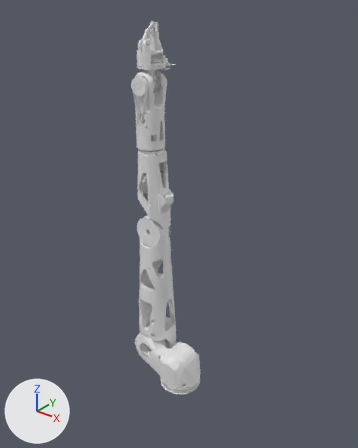
Before and after pictures for a commit that changed the glTF model img/arm/arm.glb.
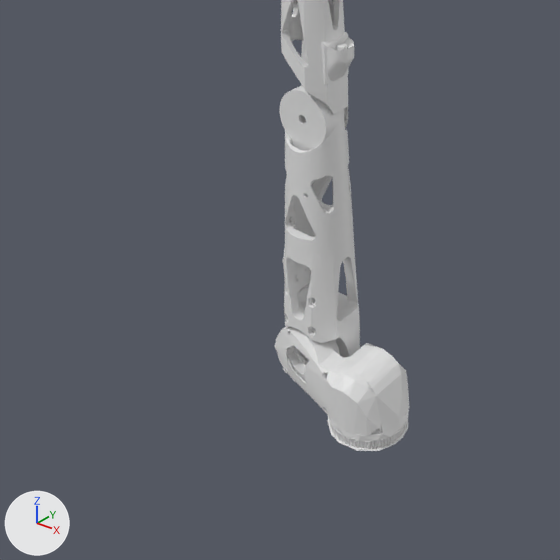
There are two pictures of each version: one whole from a camera (50 mm lens) standing at (0.688, -0.866, 1.083) and looking at (-0.019, 0.018, 0.535), one close up on the part from 0% to 77% of the width and 39% to 100% of the height. Lighting does not change. The marker at lower left points along +X, +Y and +Z. The last two pictures show the newer version. Where no turn or scale is listed for an object, it has been applied to the vertices.

Names of what the first close-up shows: 'j1_0', 'j2_0', 'j3_0'.
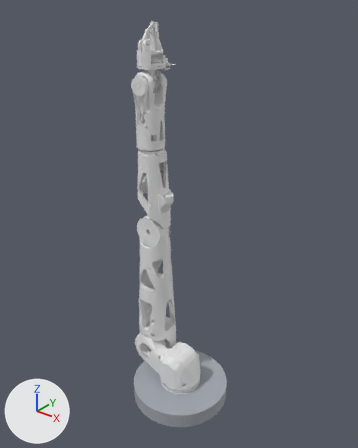
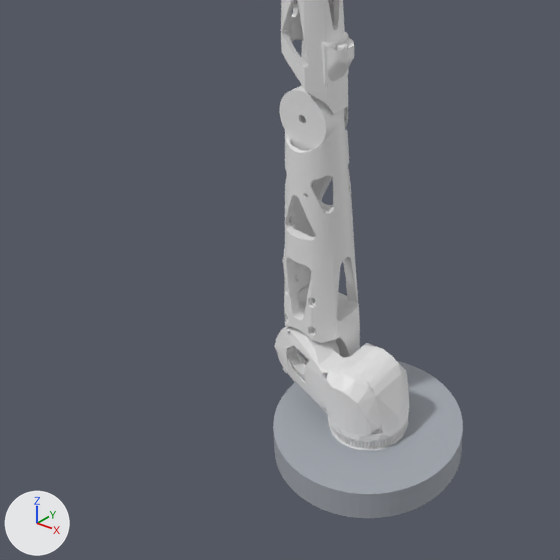
The change, as a list of edits to the scene's bpy script:
```text
Add mat_defaultmaterial:
    mat_defaultmaterial = bpy.data.materials.new('DefaultMaterial')
    mat_defaultmaterial.use_nodes = True; mat_defaultmaterial.node_tree.nodes.clear()
    _N = mat_defaultmaterial.node_tree.nodes; _L = mat_defaultmaterial.node_tree.links
    n0 = _N.new('ShaderNodeOutputMaterial'); n0.name = 'Material Output'
    n1 = _N.new('ShaderNodeBsdfPrincipled'); n1.name = 'Principled BSDF'
    n2 = _N.new('ShaderNodeVertexColor'); n2.name = 'Color Attribute'
    _L.new(n1.outputs[0], n0.inputs[0])  # 'BSDF' to 'Surface'
    _L.new(n2.outputs[0], n1.inputs[0])  # 'Color' to 'Base Color'
Add me_base_0:
    me_base_0.from_pydata(...)  # a 64-sided cylinder along z spanning x -0.136..0.134, y -0.134..0.136, z 0.0..0.044
    me_base_0.materials.append(mat_defaultmaterial)
Add ob_base_0:
    ob_base_0 = bpy.data.objects.new('base_0', me_base_0)
    ob_base_0.location = (0.0, 0.0, 0.0)
```

What differs and where, as boxes [x1, y1, x2, y2] in the close-ups (560 x 560 px):
'base_0', added: after [273, 361, 463, 518]
